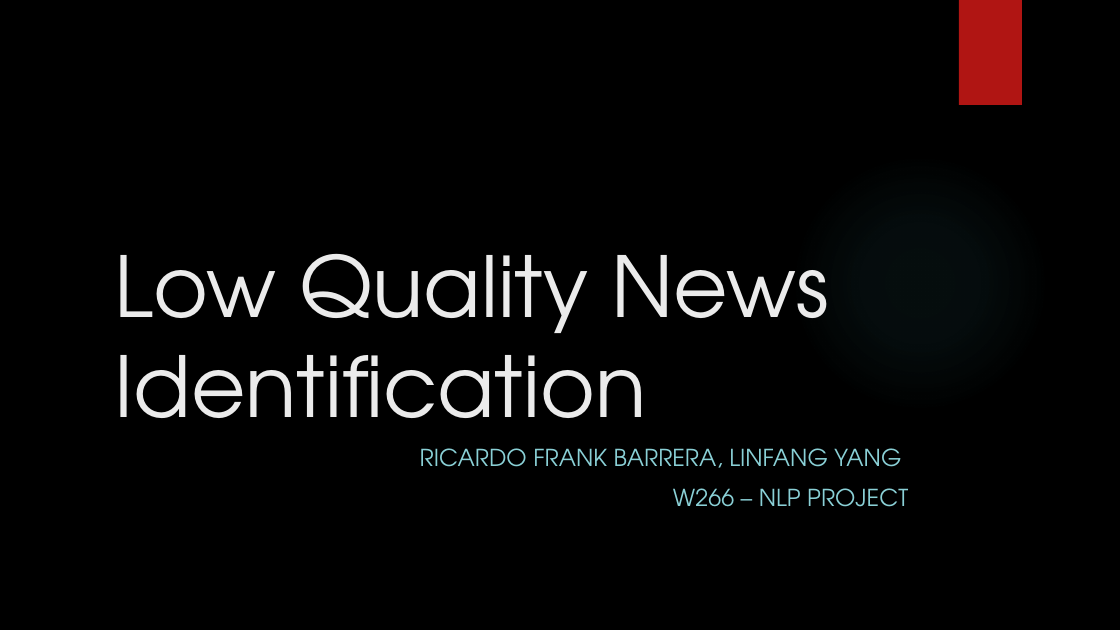
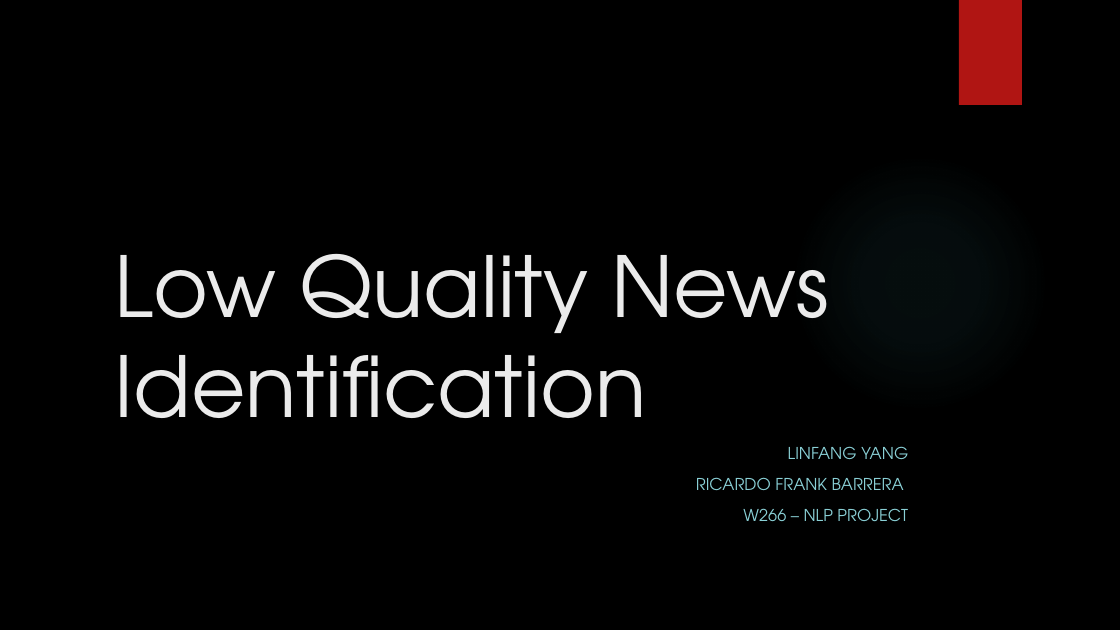
Before and after one commit to yanglinfang/W266FakeNewsIdentification, a slide deck: slide 1 of Low Quality News Identification.pptx. Drawn at 1120x630 pixels with LibreOffice and Linux fonts; fonts in the diff are those of the drawing; background and template pictures are left out. Boxes give left, top, right and bottom in pixels: in the first picture for what was removed or moved away, otherwise in the second. Text is boxed around its words. In the diff, an @@ line names an element or a change of style, - is before the commit and + after.

Commit message:
final update

```diff
--- a/Low Quality News Identification.pptx
+++ b/Low Quality News Identification.pptx
@@ subtitle at box(696, 446, 908, 490): text changed; size 20 to 14 pt @@
-RICARDO FRANK BARRERA, LINFANG YANG
+LINFANG YANG
+RICARDO FRANK BARRERA
@@ subtitle at box(743, 508, 908, 521): size 20 to 14 pt in "W266 – NLP PROJECT" @@
```
Also in this commit, not shown: 1 other slide changed, 1 slide added.
